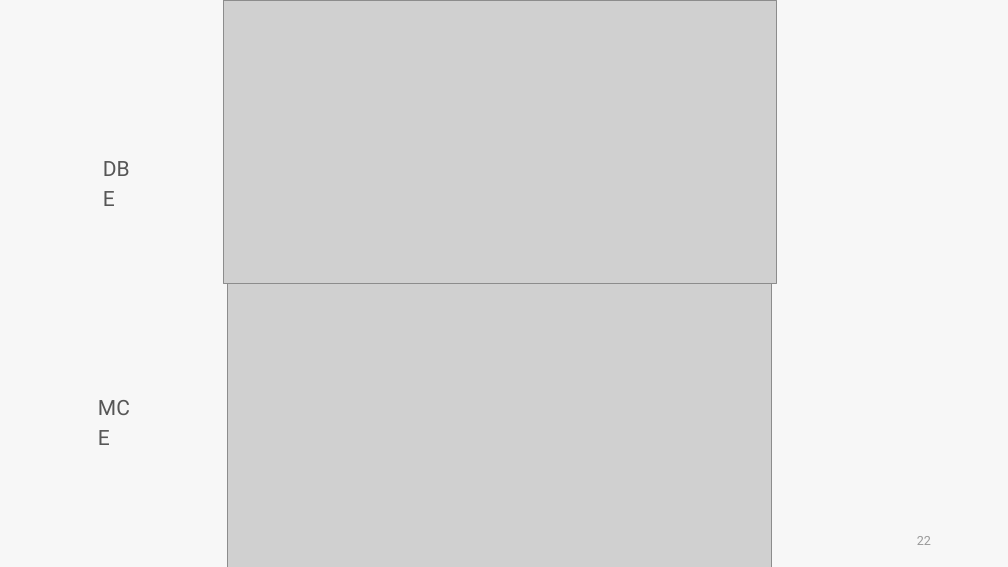
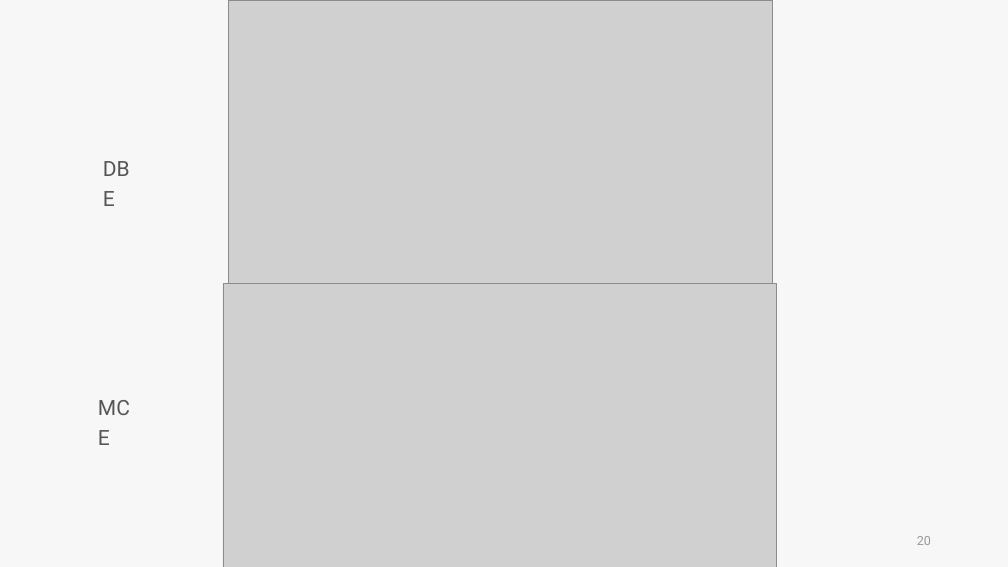
Before and after one commit to skyran1278/thesis, a slide deck: slide 20 of Meeting/20190516 Meeting/20190516 Meeting.pptx (slide 22 before the commit). Drawn at 1008x567 pixels with LibreOffice and Linux fonts; fonts in the diff are those of the drawing; grey boxes stand for pictures. Boxes give left, top, right and bottom in pixels: in the first picture for what was removed or moved away, otherwise in the second. Text is boxed around its words. In the diff, an @@ line names an element or a change of style, - is before the commit and + after.

Commit message:
meeting

```diff
--- a/Meeting/20190516 Meeting/20190516 Meeting.pptx
+++ b/Meeting/20190516 Meeting/20190516 Meeting.pptx
@@ picture moved from (x1=228, y1=284, x2=772, y2=567) to (x1=228, y1=0, x2=773, y2=284) @@
@@ picture moved from (x1=224, y1=0, x2=777, y2=284) to (x1=223, y1=284, x2=777, y2=567) @@
@@ page number at (x1=917, y1=536, x2=931, y2=545): text changed @@
-22
+20
```
